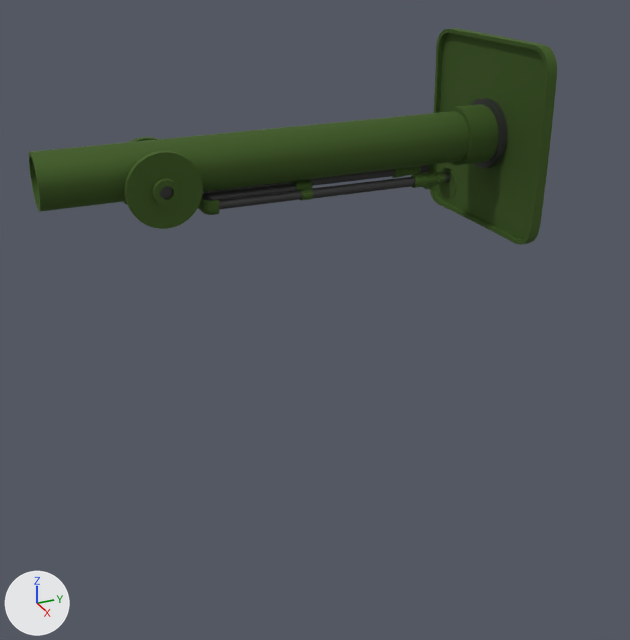
The glTF model sources/interactables/weapons/Mortar.glb as it was, and as the next commit left it.
The view is the same before and after, from a camera (50 mm lens) standing at (4.54, -2.55, 3.84) and looking at (-0.91, -0.1, 1.12). Arrows for +X, +Y and +Z are at lower left; the lights stay in place. Where no turn or scale is listed for an object, it has been applied to the vertices. Vertices at the same position are counted once.
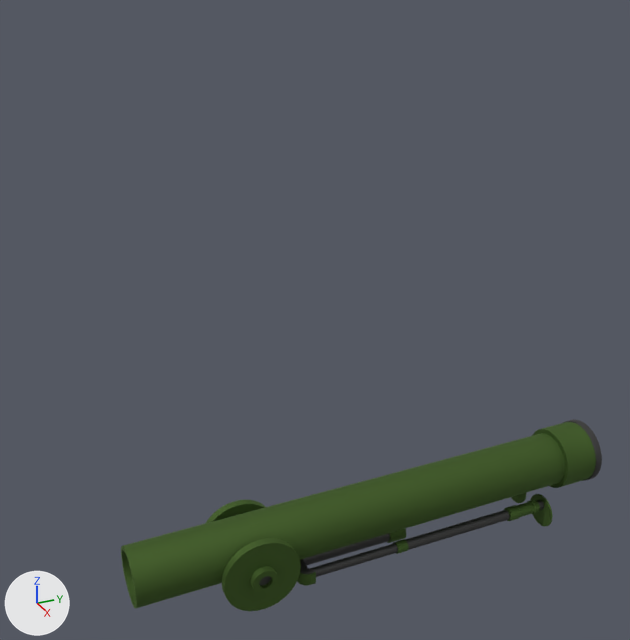
Location of each change, [x1, y1, x2, y2] in pixels of the pictures (630 x 640 px):
'Cylinder.003', reshaped, moved (9% narrower, 11% shorter): before [29, 28, 557, 245]; after [121, 419, 602, 611]
part 1 of me_cylinder_007, cut back: before [429, 28, 557, 245]; after [542, 419, 602, 487]

The change in detail:
me_cylinder_007 is used by ob_cylinder_003; location (-1.475, -0.093, 2.243).
me_cylinder_007 had 2908 vertices, 5780 faces and spanned x -0.77..0.77, y -1.82..1.86, z -0.77..0.77.
me_cylinder_007 now has 2714 vertices, 5396 faces and spans x -0.31..0.31, y -1.82..1.82, z -0.46..0.24.
me_cylinder_007 part 1: 322 vertices removed from x -0.77..0.77, y 1.75..1.86, z -0.77..0.77; 128 vertices added at x -0.24..0.24, y 1.77..1.82, z -0.24..0.24.
Object 'Cylinder.003' (ob_cylinder_003) moves from (-1.475, -0.093, 2.243) to (0.0, 0.0, 0.0).
